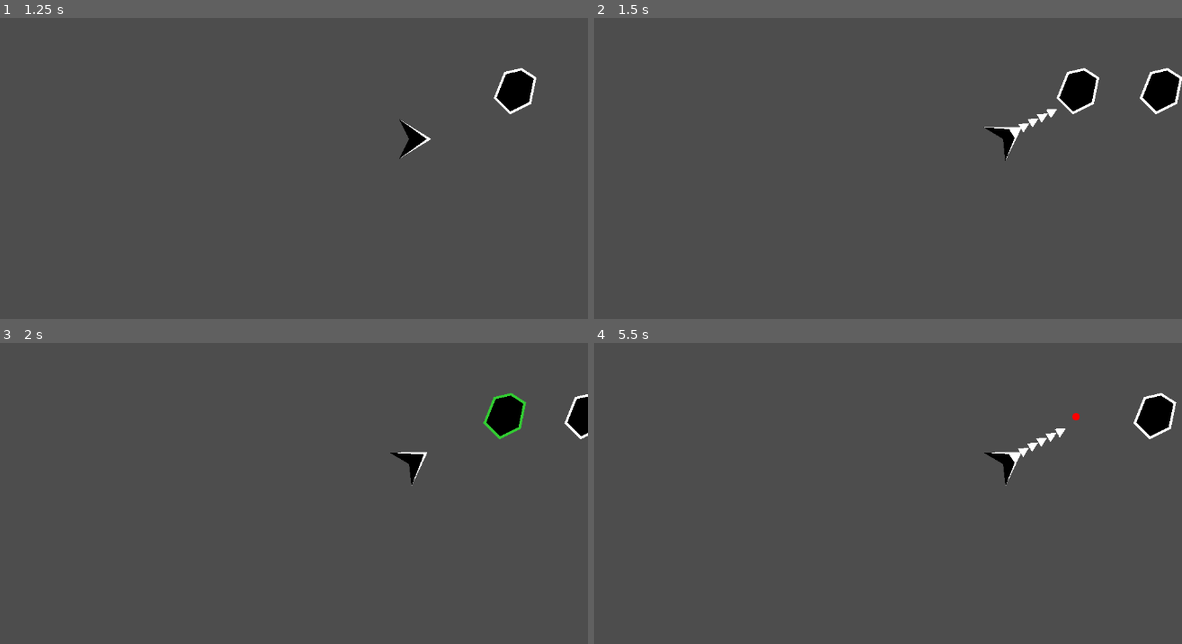
Above: before the commit, frames 1-4 (two rows, left to right).
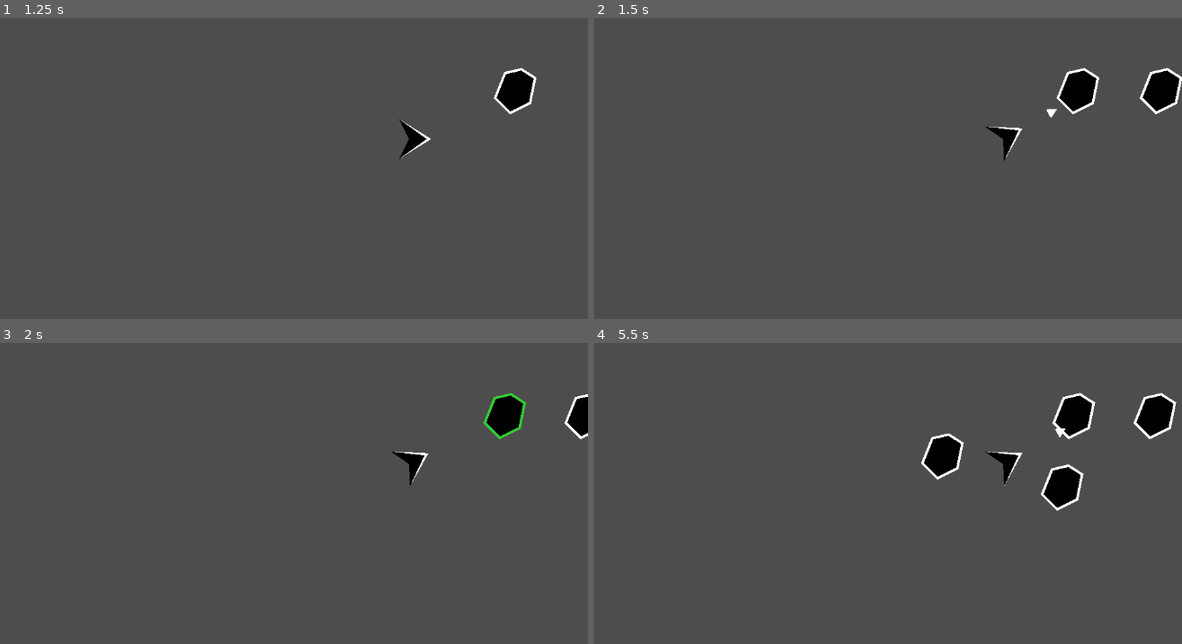
Above: after the commit, the same moments.

Repository: Cuckhands/monkey
Game: Godot game, scene res://scenes/test.tscn
Two runs of this game, one before a commit and one after it. Both use one fixed random seed, a clock stepped at 60 frames per second and the inputs below. The project has no main scene, so this scene is started directly.
Inputs (mouse positions are in pixels of both pictures, inside the frame that each line leads up to):
- Up to frame 1 (1.25 s): tap Enter at 0.5 s; move the mouse to (388, 153) at 0.52 s
- Up to frame 2 (1.5 s): move the mouse to (1105, 90) at 1.27 s
- Up to frame 3 (2 s): no input
- Up to frame 4 (5.5 s): move the mouse to (1099, 415) at 2.02 s; move the mouse to (1170, 415) at 2.77 s; move the mouse to (1040, 559) at 3.52 s; tap ` (debug) at 4.15 s; move the mouse to (1146, 415) at 4.27 s; move the mouse to (858, 499) at 5.02 s

Frame 1 is identical in both runs. In frame 2, 0.2% of the frame differs, in the area x 66-78%, y 31-48%; in frame 3, less than 0.1%; in frame 4, 2.5%, in the area x 55-86%, y 16-56%.

Commit message:
Added the ability to change the projectile damage from the Monkey

Diff:
--- a/scenes/dart_monkey.tscn
+++ b/scenes/dart_monkey.tscn
@@ -17,8 +17,8 @@
 hitbox = NodePath("Hitbox")
 visual = NodePath("Visual")
 attack_timer = NodePath("AttackTimer")
-attack_speed = 1000.0
-damage = 1
+base_attack_speed = 1.0
+base_damage = 1
 
 [node name="Hitbox" type="Area2D" parent="."]
 collision_layer = 0
--- a/scenes/test.tscn
+++ b/scenes/test.tscn
@@ -21,5 +21,6 @@
 
 [node name="Dart Monkey" parent="." instance=ExtResource("2_bl13t")]
 position = Vector2(865, 268)
+base_damage = 2
 
 [connection signal="timeout" from="SpawnTimer" to="." method="_on_spawn_timer_timeout"]
--- a/scripts/follower.gd
+++ b/scripts/follower.gd
@@ -6,7 +6,6 @@
 func _ready() -> void:
 	asteroid.died.connect(_on_death)
 	pass # Replace with function body.
-
 
 # Called 60 times a second. 'delta' is the elapsed time since the previous tick.
 func _physics_process(delta: float) -> void:
--- a/scripts/monkey.gd
+++ b/scripts/monkey.gd
@@ -29,8 +29,8 @@
 @export var hitbox: Area2D = null
 @export var visual: Node2D = null
 @export var attack_timer: Timer = null
-@export var attack_speed: float # Timer should be 1/speed
-@export var damage: int
+@export var base_attack_speed: float # Timer should be 1/base_attack_speed
+@export var base_damage: int
 
 ## Self-explanatory
 var current_priority := AttackPriority.NEAREST
@@ -42,7 +42,7 @@
 
 # Called when the node enters the scene tree for the first time.
 func _ready() -> void:
-	attack_timer.wait_time = 1.0 / attack_speed
+	attack_timer.wait_time = 1.0 / base_attack_speed
 	attack_timer.stop()
 	attack_timer.timeout.connect(_on_attack_timer_timeout)
 	hitbox.area_entered.connect(_on_hitbox_area_entered)
@@ -57,12 +57,12 @@
 func _process(_delta: float) -> void:
 	pass
 
-# Handles all remaining individual input events.
-func _unhandled_input(_event: InputEvent) -> void:
-	if Input.is_action_just_pressed("debug"):
-			debug_enabled = !debug_enabled
-			print("TOGGLED DEBUG ", "ON" if debug_enabled else "OFF")
-			queue_redraw()
+## Handles all remaining individual input events.
+#func _unhandled_input(_event: InputEvent) -> void:
+	#if Input.is_action_just_pressed("debug"):
+			#debug_enabled = !debug_enabled
+			#print("TOGGLED DEBUG ", "ON" if debug_enabled else "OFF")
+			#queue_redraw()
 
 # This is the only place draw functions can be called.
 func _draw() -> void:
@@ -96,10 +96,11 @@
 
 	# Creates the projectile and rotates it
 	var projectile: Area2D = PROJECTILE.instantiate()
-
+	projectile.damage = base_damage
 	get_parent().add_child(projectile)
 	projectile.rotate(visual.rotation)
 	projectile.position = position
+
 
 	attack_timer.start()
 
--- a/scripts/test.gd
+++ b/scripts/test.gd
@@ -5,6 +5,8 @@
 
 const FOLLOWER = preload("res://scenes/follower.tscn")
 const ASTEROID = preload("res://scenes/asteroid.tscn")
+
+var debug_enabled = false
 
 func _ready() -> void:
 	pass
@@ -19,3 +21,10 @@
 	follower.asteroid = asteroid
 
 	path.add_child(follower)
+
+# Handles all remaining individual input events.
+func _unhandled_input(_event: InputEvent) -> void:
+	if Input.is_action_just_pressed("debug"):
+			debug_enabled = !debug_enabled
+			print("TOGGLED DEBUG ", "ON" if debug_enabled else "OFF")
+			emit_signal("debug_on")
